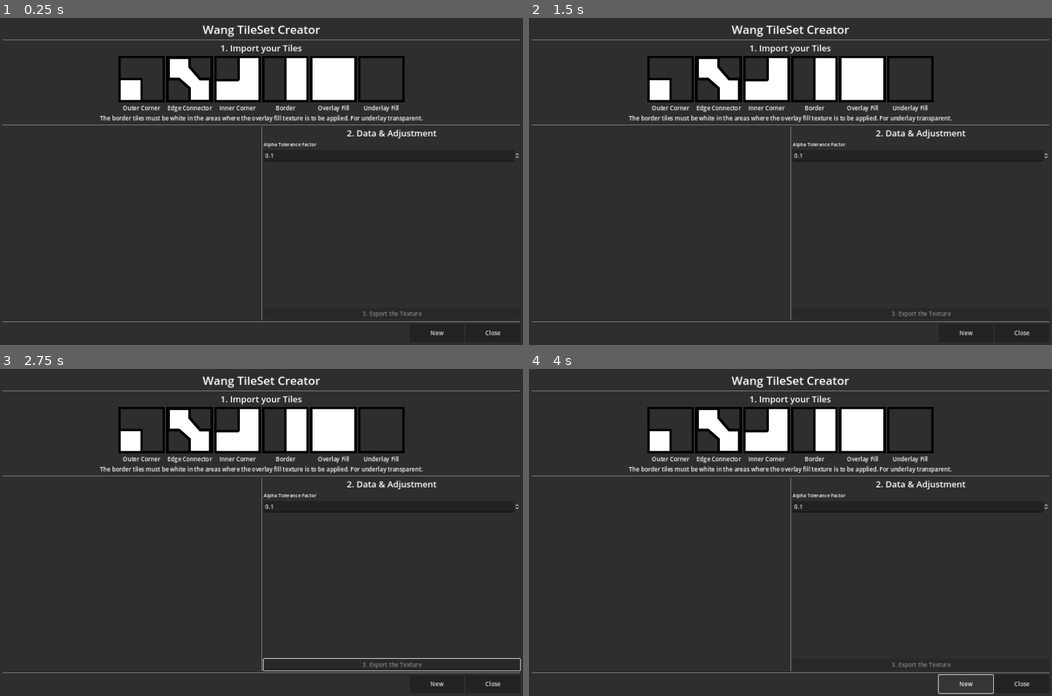
Above: before the commit, frames 1-4 (two rows, left to right).
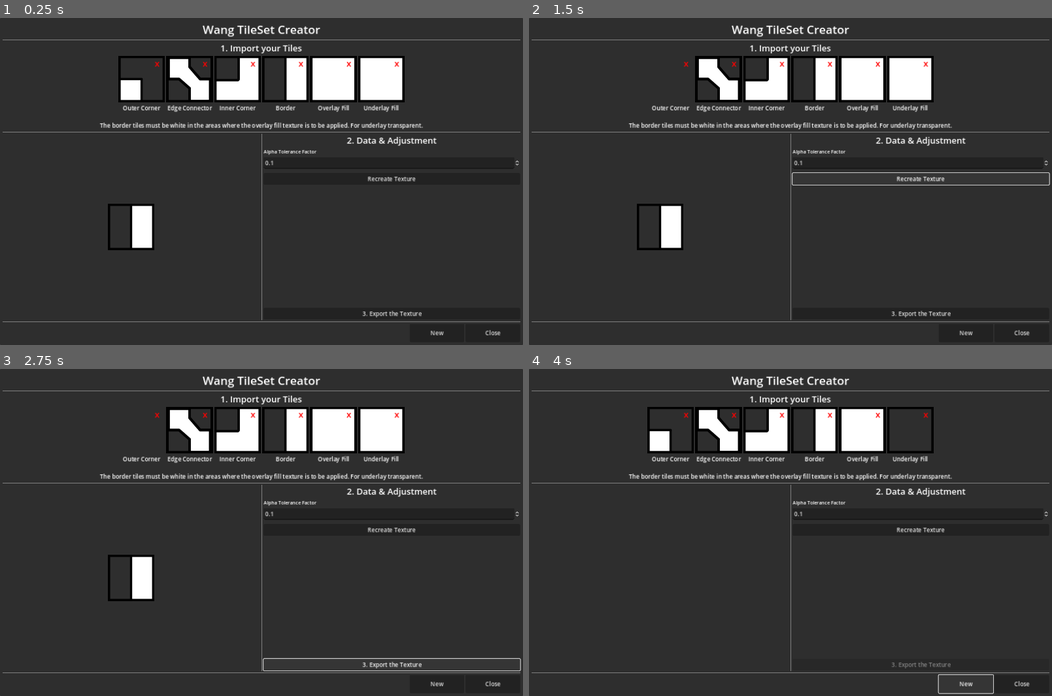
Above: after the commit, the same moments.

Repository: kleingeist37/godot-wang-converter
Game: Godot game, scene res://scenes/wang_creator/wang_creator.tscn
Same seed, same stepped clock (60 frames per second), same inputs: the game is played once before the commit and once after it.
Inputs (mouse positions are in pixels of both pictures, inside the frame that each line leads up to):
- Up to frame 1 (0.25 s): no input
- Up to frame 2 (1.5 s): click (685, 63) at 0.5 s, where only the run after the commit has a clickable "x"; click (921, 178) at 1.25 s, where only the run after the commit has a clickable "Recreate Texture"
- Up to frame 3 (2.75 s): click (392, 663) at 2 s, where only the run after the commit has a clickable "3. Export the Texture"
- Up to frame 4 (4 s): click "New" at 2.75 s; click "New" at 3.5 s

The runs differ from the first frame. In frame 1, 4.1% of the frame differs, in the area x 0-100%, y 12-92%; in frame 2, 4.8%, in the area x 0-100%, y 11-92%; in frame 3, 4.6%; in frame 4, 2.2%.
Error after the commit: Cannot call method 'get_width' on a null value. (res://scenes/wang_creator/wang_creator.gd:79)

Commit message:
Splitted editor logic and ui stuff to mvvm like structure, added remove-texture functionality + some bugfixes.

Diff:
--- /dev/null
+++ b/models/editor_enums.gd
@@ -0,0 +1,16 @@
+class_name EditorEnums
+
+enum TileType {
+	BORDER,
+	INNER_CORNER,
+	OUTER_CORNER,
+	EDGE_CONNECTOR,
+	OVERLAY_FILL,
+	UNDERLAY_FILL
+}
+
+
+enum FillMode {
+	UNDERLAY,
+	OVERLAY
+};
--- a/scenes/tile_type_button/tile_type_button.gd
+++ b/scenes/tile_type_button/tile_type_button.gd
@@ -4,3 +4,7 @@
 
 func _on_pressed() -> void:
 	EditorSignals.show_texture_file_dialog.emit(tile_type);
+
+
+func _on_btn_remove_pressed() -> void:
+	EditorSignals.remove_texture.emit(tile_type);
--- a/scenes/tile_type_button/tile_type_button.tscn
+++ b/scenes/tile_type_button/tile_type_button.tscn
@@ -8,4 +8,19 @@
 stretch_mode = 4
 script = ExtResource("1_ewkk8")
 
+[node name="btn_remove" type="Button" parent="."]
+layout_mode = 1
+anchors_preset = 1
+anchor_left = 1.0
+anchor_right = 1.0
+offset_left = -34.0
+offset_right = -7.0
+offset_bottom = 42.0
+grow_horizontal = 0
+theme_override_colors/font_color = Color(1, 0, 0, 1)
+theme_override_font_sizes/font_size = 24
+text = "x"
+flat = true
+
 [connection signal="pressed" from="." to="." method="_on_pressed"]
+[connection signal="pressed" from="btn_remove" to="." method="_on_btn_remove_pressed"]
--- /dev/null
+++ b/scenes/wang_creator/ui_controller.gd
@@ -0,0 +1,125 @@
+class_name UIController extends Control
+
+const TileType = EditorEnums.TileType;
+@onready var wang_creator: WangConverter = $"..";
+
+var orig_icons := {
+	TileType.BORDER: preload("res://sprites/icon_border.png") as Texture2D,
+	TileType.INNER_CORNER: preload("res://sprites/icon_inner_corner.png") as Texture2D,
+	TileType.OUTER_CORNER: preload("res://sprites/icon_outer_corner.png") as Texture2D,
+	TileType.OVERLAY_FILL: preload("res://sprites/icon_fill.png") as Texture2D,
+	TileType.EDGE_CONNECTOR: preload("res://sprites/icon_edge_connector.png") as Texture2D,
+	TileType.UNDERLAY_FILL: preload("res://sprites/icon_underlay_fill.png") as Texture2D
+};
+
+@onready var file_dialog: FileDialog = %file_dialog;
+@onready var tile_type_button_outer_corner: TextureButton = %tile_type_button_outer_corner
+@onready var tile_type_button_edge_connector: TextureButton = %tile_type_button_edge_connector
+@onready var tile_type_button_inner_corner: TextureButton = %tile_type_button_inner_corner
+@onready var tile_type_button_border: TextureButton = %tile_type_button_border
+@onready var tile_type_button_overlay_fill: TextureButton = %tile_type_button_overlay_fill
+@onready var tile_type_button_underlay_fill: TextureButton = %tile_type_button_underlay_fill
+@onready var lbl_tile_size: Label = %lbl_tile_size
+@onready var lbl_tile_set_size: Label = %lbl_tile_set_size
+@onready var btn_export: Button = %btn_export
+@onready var texture_preview: TextureRect = %texture_preview;
+@onready var spinbox_white_tolerance: SpinBox = %spinbox_white_tolerance;
+
+
+
+
+
+var filter_extensions: PackedStringArray;
+
+var save_state := false;
+
+
+var button_dict := {}; #[TileType]: TileTypeButton;
+
+# Called when the node enters the scene tree for the first time.
+func _ready() -> void:
+	button_dict[TileType.BORDER] = tile_type_button_border;
+	button_dict[TileType.INNER_CORNER] = tile_type_button_inner_corner;
+	button_dict[TileType.OUTER_CORNER] = tile_type_button_outer_corner;
+	button_dict[TileType.OVERLAY_FILL] = tile_type_button_overlay_fill;
+	button_dict[TileType.UNDERLAY_FILL] = tile_type_button_underlay_fill;
+	button_dict[TileType.EDGE_CONNECTOR] = tile_type_button_edge_connector;
+
+	EditorSignals.export_texture.connect(_on_export_texture);
+	EditorSignals.new_texture.connect(_on_new_texture);
+	EditorSignals.show_texture_file_dialog.connect(_on_show_texture_file_dialog);
+	EditorSignals.remove_texture.connect(_on_remove_texture);
+
+	#var filter : String;
+	#for valid_extension: String in wangVALID_EXTENSIONS:
+		#filter += "*.%s ;" % valid_extension;
+		##filter_extensions.append("*.%s ; %s Images" % [valid_extension, valid_extension.to_upper()]);
+	#
+	##file_dialog.filters.append(filter);
+	#var pattern = "";
+	#for i in VALID_EXTENSIONS.size():
+		#pattern += VALID_EXTENSIONS[i]
+		#if i < VALID_EXTENSIONS.size() - 1:
+			#pattern += "|";
+	#
+	#regex_pattern = ".+\\.(%s)$" % pattern;
+
+func set_tile_size_label(text: String):
+	lbl_tile_size.text = text;
+
+func set_tile_set_size_label(text: String):
+	lbl_tile_set_size.text = text;
+
+#region event listener
+func _on_new_texture():
+	_init_form();
+
+func _on_btn_recreate_texture_pressed() -> void:
+	wang_creator.create_preview_texture();
+
+
+func _show_file_dialog(save_mode: bool):
+	save_state = save_mode;
+	file_dialog.file_mode = FileDialog.FILE_MODE_SAVE_FILE if save_mode else FileDialog.FILE_MODE_OPEN_FILE;
+	file_dialog.title = "Save File" if save_mode else "Select File";
+
+	if save_mode:
+		file_dialog.current_file = "exported_tile_set.png";
+
+	file_dialog.show();
+
+func _on_export_texture():
+	_show_file_dialog(true);
+
+
+func _on_show_texture_file_dialog(texture_type: TileType):
+	wang_creator.current_texture_type = texture_type;
+	_show_file_dialog(false);
+
+func _on_file_dialog_file_selected(path: String) -> void:
+	if save_state:
+		wang_creator.export_texture(path);
+	else:
+		wang_creator.import_texture(path);
+
+func _on_remove_texture(texture_type: TileType):
+	button_dict[texture_type].texture_normal = null;
+	wang_creator.texture_dict[texture_type] = null;
+	wang_creator.create_preview_texture();
+#endregion
+
+
+#region helper
+func _init_form() -> void:
+	lbl_tile_size.text = "";
+	lbl_tile_set_size.text = "";
+
+	btn_export.disabled = true;
+	for key in orig_icons.keys():
+		button_dict[key].texture_normal = orig_icons[key];
+
+	texture_preview.texture = null;
+	wang_creator.clear();
+	wang_creator.generated_texture = null;
+
+#endregion
--- a/scenes/wang_creator/wang_creator.gd
+++ b/scenes/wang_creator/wang_creator.gd
@@ -1,37 +1,8 @@
 class_name WangConverter extends Control
 
-enum TileType {
-	BORDER,
-	INNER_CORNER,
-	OUTER_CORNER,
-	EDGE_CONNECTOR,
-	OVERLAY_FILL,
-	UNDERLAY_FILL
-}
-
-@onready var file_dialog: FileDialog = $file_dialog;
-@onready var tile_type_button_outer_corner: TextureButton = %tile_type_button_outer_corner
-@onready var tile_type_button_edge_connector: TextureButton = %tile_type_button_edge_connector
-@onready var tile_type_button_inner_corner: TextureButton = %tile_type_button_inner_corner
-@onready var tile_type_button_border: TextureButton = %tile_type_button_border
-@onready var tile_type_button_overlay_fill: TextureButton = %tile_type_button_overlay_fill
-@onready var tile_type_button_underlay_fill: TextureButton = %tile_type_button_underlay_fill
-@onready var lbl_tile_size: Label = %lbl_tile_size
-@onready var lbl_tile_set_size: Label = %lbl_tile_set_size
-@onready var btn_export: Button = %btn_export
-@onready var texture_preview: TextureRect = %texture_preview;
-@onready var spinbox_white_tolerance: SpinBox = %spinbox_white_tolerance;
-
-
-var orig_icons := {
-	TileType.BORDER: preload("res://sprites/icon_border.png") as Texture2D,
-	TileType.INNER_CORNER: preload("res://sprites/icon_inner_corner.png") as Texture2D,
-	TileType.OUTER_CORNER: preload("res://sprites/icon_outer_corner.png") as Texture2D,
-	TileType.OVERLAY_FILL: preload("res://sprites/icon_fill.png") as Texture2D,
-	TileType.EDGE_CONNECTOR: preload("res://sprites/icon_edge_connector.png") as Texture2D,
-	TileType.UNDERLAY_FILL: preload("res://sprites/icon_underlay_fill.png") as Texture2D
-};
-
+const TileType = EditorEnums.TileType;
+const FillMode = EditorEnums.FillMode;
+@onready var ui_controller: UIController = %ui_controller
 
 var placement_dict := {
 	TileType.BORDER: {
@@ -64,53 +35,24 @@
 	}
 };
 
+
 const VALID_EXTENSIONS := [
 	"png",
 	"jpg",
 	"webp"
 ];
 
-
-var filter_extensions: PackedStringArray;
 var regex_pattern;
-var save_state := false;
-var current_texture_type: TileType;
 var texture_dict := {}; #[TileType]: Texture2D;
-var button_dict := {}; #[TileType]: TileTypeButton;
 var generated_texture: ImageTexture;
 var current_texture: Texture2D;
-
-
-func _ready() -> void:
-	button_dict[TileType.BORDER] = tile_type_button_border;
-	button_dict[TileType.INNER_CORNER] = tile_type_button_inner_corner;
-	button_dict[TileType.OUTER_CORNER] = tile_type_button_outer_corner;
-	button_dict[TileType.OVERLAY_FILL] = tile_type_button_overlay_fill;
-	button_dict[TileType.UNDERLAY_FILL] = tile_type_button_underlay_fill;
-	button_dict[TileType.EDGE_CONNECTOR] = tile_type_button_edge_connector;
-
-	EditorSignals.export_texture.connect(_on_export_texture);
-	EditorSignals.new_texture.connect(_on_new_texture);
-	EditorSignals.show_texture_file_dialog.connect(_on_show_texture_file_dialog);
-	_init_form();
-
-	var filter : String;
-	for valid_extension: String in VALID_EXTENSIONS:
-		filter += "*.%s ;" % valid_extension;
-		#filter_extensions.append("*.%s ; %s Images" % [valid_extension, valid_extension.to_upper()]);
-
-	#file_dialog.filters.append(filter);
-	var pattern = "";
-	for i in VALID_EXTENSIONS.size():
-		pattern += VALID_EXTENSIONS[i]
-		if i < VALID_EXTENSIONS.size() - 1:
-			pattern += "|";
-
-	regex_pattern = ".+\\.(%s)$" % pattern;
-
-
-
-func _import_texture(path):
+var current_texture_type: TileType;
+
+var tile_width := 0;
+var tile_height := 0;
+
+
+func import_texture(path):
 	var img = Image.load_from_file(path);
 	if img.detect_alpha() == Image.AlphaMode.ALPHA_NONE:
 		img.convert(Image.FORMAT_RGBA8);
@@ -119,37 +61,43 @@
 	var texture = ImageTexture.create_from_image(img);
 
 	var texture_size := texture.get_size();
-	lbl_tile_size.text = "Calculated Tile Size: %s" % texture_size;
-	lbl_tile_set_size.text = "Calculated TileSet Size: %s" % (texture_size * 4);
+	ui_controller.set_tile_size_label("Calculated Tile Size: %s" % texture_size);
+	ui_controller.set_tile_set_size_label("Calculated TileSet Size: %s" % (texture_size * 4));
+
 	texture_dict[current_texture_type] = texture;
-	button_dict[current_texture_type].texture_normal = texture;
-
-	_create_preview_texture();
-
-	btn_export.disabled = texture_dict.size() < 1;
-
-
-
-func _create_preview_texture():
+	ui_controller.button_dict[current_texture_type].texture_normal = texture;
+
+	create_preview_texture();
+
+	ui_controller.btn_export.disabled = texture_dict.size() < 1;
+
+
+func create_preview_texture():
 	var original := _get_current_texture() as ImageTexture;
-	var width := original.get_width();
-	var height := original.get_height();
-	var preview_image := Image.create(width * 4, height * 4, false, Image.FORMAT_RGBA8);
+
+	if tile_width == 0:
+		tile_width = original.get_width();
+
+	if tile_height == 0:
+		tile_height = original.get_height();
+
+
+	var preview_image := Image.create(tile_width * 4, tile_height * 4, false, Image.FORMAT_RGBA8);
 	if texture_dict.has(TileType.UNDERLAY_FILL) \
 	&& texture_dict[TileType.UNDERLAY_FILL] != null:
-		preview_image = generate_fill_texture(FillMode.UNDERLAY, preview_image, texture_dict[TileType.UNDERLAY_FILL].get_image(), width, height, 4);
-
-	preview_image = generate_border_tiles(preview_image);
+		preview_image = _generate_fill_texture(FillMode.UNDERLAY, preview_image, texture_dict[TileType.UNDERLAY_FILL].get_image(), tile_width, tile_height, 4);
+
+	preview_image = _generate_border_tiles(preview_image);
 
 	if texture_dict.has(TileType.OVERLAY_FILL) \
 	&& texture_dict[TileType.OVERLAY_FILL] != null:
-		preview_image = generate_fill_texture(FillMode.OVERLAY, preview_image, texture_dict[TileType.OVERLAY_FILL].get_image(), width, height, 4);
+		preview_image = _generate_fill_texture(FillMode.OVERLAY, preview_image, texture_dict[TileType.OVERLAY_FILL].get_image(), tile_width, tile_height, 4);
 	var preview_texture = ImageTexture.create_from_image(preview_image);
 
-	texture_preview.texture = preview_texture;
+	ui_controller.texture_preview.texture = preview_texture;
 	generated_texture = preview_texture;
 
-func generate_border_tiles(preview_image: Image) -> Image:
+func _generate_border_tiles(preview_image: Image) -> Image:
 	for tile_type: TileType in texture_dict.keys():
 		var texture = _get_texture(tile_type) as ImageTexture;
 		if texture == null:
@@ -173,14 +121,14 @@
 				3:
 					rotator.rotate_90(COUNTERCLOCKWISE);
 
-			var start_pos_x := tile_pos.x * rotator.get_width();
-			var max_range_x := start_pos_x + rotator.get_width();
-
-			var start_pos_y := tile_pos.y * rotator.get_height();
-			var max_range_y := start_pos_y + rotator.get_height();
+			var start_pos_x := tile_pos.x * tile_width;
+			var max_range_x := start_pos_x + tile_width;
+
+			var start_pos_y := tile_pos.y * tile_height;
+			var max_range_y := start_pos_y + tile_height;
 			for x  in range(start_pos_x, max_range_x ):
 				for y in range(start_pos_y, max_range_y):
-					var source_pixel = rotator.get_pixel(x % rotator.get_width(), y % rotator.get_height());
+					var source_pixel = rotator.get_pixel(x % tile_width, y % tile_height);
 					if source_pixel.a != 0:
 						var base_pixel := preview_image.get_pixel(x, y);
 						var mixed_pixel := _mix_colors(base_pixel, source_pixel);
@@ -190,8 +138,8 @@
 	return preview_image;
 
 
-enum FillMode { UNDERLAY, OVERLAY};
-func generate_fill_texture(fill_mode: FillMode , target_image: Image, source_image: Image, tile_width: int, tile_height: int, factor: int = 4) -> Image:
+
+func _generate_fill_texture(fill_mode: FillMode , target_image: Image, source_image: Image, tile_width: int, tile_height: int, factor: int = 4) -> Image:
 
 	var target_width = tile_width * factor
 	var target_height = tile_height * factor
@@ -208,15 +156,14 @@
 					target_image.set_pixel(x, y, source_pixel);
 
 				FillMode.OVERLAY:
-					if _is_near_white(target_color, spinbox_white_tolerance.value):
+					if _is_near_white(target_color, ui_controller.spinbox_white_tolerance.value):
 						var mixed_pixel := _mix_colors(target_color, source_pixel);
 						target_image.set_pixel(x,y, mixed_pixel);
 
 	return target_image;
 
 
-
-func _export_texture(path: String):
+func export_texture(path: String):
 	var image = generated_texture.get_image();
 	if !_has_valid_extension(path):
 		image.save_png(path);
@@ -233,54 +180,7 @@
 			image.save_png(path);
 
 
-#region event listener
-
-func _on_new_texture():
-	_init_form();
-
-
-func _on_export_texture():
-	_show_file_dialog(true);
-
-
-func _on_show_texture_file_dialog(texture_type: TileType):
-	current_texture_type = texture_type;
-	_show_file_dialog(false);
-
-
-func _show_file_dialog(save_mode: bool):
-	save_state = save_mode;
-	file_dialog.file_mode = FileDialog.FILE_MODE_SAVE_FILE if save_mode else FileDialog.FILE_MODE_OPEN_FILE;
-	file_dialog.title = "Save File" if save_mode else "Select File";
-
-	if save_mode:
-		file_dialog.current_file = "exported_tile_set.png";
-
-	file_dialog.show();
-
-
-func _on_file_dialog_file_selected(path: String) -> void:
-	if save_state:
-		_export_texture(path);
-	else:
-		_import_texture(path);
-
-#endregion
-
-
 #region helper
-func _init_form() -> void:
-	lbl_tile_size.text = "";
-	lbl_tile_set_size.text = "";
-	texture_dict.clear();
-	btn_export.disabled = true;
-	for key in orig_icons.keys():
-		button_dict[key].texture_normal = orig_icons[key];
-
-	texture_preview.texture = null;
-	generated_texture = null;
-
-
 func _get_current_texture():
 	return _get_texture(current_texture_type);
 
--- a/scenes/wang_creator/wang_creator.tscn
+++ b/scenes/wang_creator/wang_creator.tscn
@@ -1,7 +1,8 @@
-[gd_scene load_steps=11 format=3 uid="uid://dwfe11p01aelk"]
+[gd_scene load_steps=12 format=3 uid="uid://dwfe11p01aelk"]
 
 [ext_resource type="Theme" uid="uid://dq8swrgnskgqc" path="res://theme/ui_default_theme.tres" id="1_6f5oy"]
 [ext_resource type="Script" path="res://scenes/wang_creator/wang_creator.gd" id="2_yfe83"]
+[ext_resource type="Script" path="res://scenes/wang_creator/ui_controller.gd" id="3_6yelo"]
 [ext_resource type="Script" path="res://scenes/wang_creator/hbox_button_handler.gd" id="3_g0mty"]
 [ext_resource type="PackedScene" uid="uid://ct3wf6xd60idd" path="res://scenes/tile_type_button/tile_type_button.tscn" id="3_k5oar"]
 [ext_resource type="Texture2D" uid="uid://dkahxhgpvip48" path="res://sprites/icon_outer_corner.png" id="4_2ese2"]
@@ -21,6 +22,13 @@
 theme = ExtResource("1_6f5oy")
 script = ExtResource("2_yfe83")
 
+[node name="ui_controller" type="Control" parent="."]
+unique_name_in_owner = true
+anchors_preset = 0
+offset_right = 40.0
+offset_bottom = 40.0
+script = ExtResource("3_6yelo")
+
 [node name="Panel" type="Panel" parent="."]
 layout_mode = 1
 anchors_preset = 15
@@ -166,6 +174,9 @@
 text = "Underlay Fill"
 horizontal_alignment = 1
 
+[node name="spacing_container" type="MarginContainer" parent="Panel/MarginContainer/VBoxContainer/hbox_main/vbox_content/step_1"]
+layout_mode = 2
+
 [node name="lbl_info" type="Label" parent="Panel/MarginContainer/VBoxContainer/hbox_main/vbox_content/step_1"]
 layout_mode = 2
 text = "The border tiles must be white in the areas where the overlay fill texture is to be applied. For underlay transparent."
@@ -300,6 +311,10 @@
 [node name="HSeparator" type="HSeparator" parent="Panel/MarginContainer/VBoxContainer/hbox_main/vbox_content/step_2/HBoxContainer/VBoxContainer"]
 layout_mode = 2
 
+[node name="btn_recreate_texture" type="Button" parent="Panel/MarginContainer/VBoxContainer/hbox_main/vbox_content/step_2/HBoxContainer/VBoxContainer"]
+layout_mode = 2
+text = "Recreate Texture"
+
 [node name="lbl_tile_size" type="Label" parent="Panel/MarginContainer/VBoxContainer/hbox_main/vbox_content/step_2/HBoxContainer/VBoxContainer"]
 unique_name_in_owner = true
 layout_mode = 2
@@ -318,19 +333,19 @@
 [node name="HSeparator3" type="HSeparator" parent="Panel/MarginContainer/VBoxContainer"]
 layout_mode = 2
 
-[node name="hbox_button_handler" type="HBoxContainer" parent="Panel/MarginContainer/VBoxContainer"]
+[node name="hbox_button_bar" type="HBoxContainer" parent="Panel/MarginContainer/VBoxContainer"]
 custom_minimum_size = Vector2(0, 50)
 layout_mode = 2
 script = ExtResource("3_g0mty")
 
-[node name="btn_new" type="Button" parent="Panel/MarginContainer/VBoxContainer/hbox_button_handler"]
+[node name="btn_new" type="Button" parent="Panel/MarginContainer/VBoxContainer/hbox_button_bar"]
 custom_minimum_size = Vector2(150, 0)
 layout_mode = 2
 size_flags_horizontal = 10
 mouse_default_cursor_shape = 2
 text = "New"
 
-[node name="btn_close" type="Button" parent="Panel/MarginContainer/VBoxContainer/hbox_button_handler"]
+[node name="btn_close" type="Button" parent="Panel/MarginContainer/VBoxContainer/hbox_button_bar"]
 custom_minimum_size = Vector2(150, 0)
 layout_mode = 2
 mouse_default_cursor_shape = 2
@@ -350,14 +365,16 @@
 flat = true
 
 [node name="file_dialog" type="FileDialog" parent="."]
+unique_name_in_owner = true
 initial_position = 1
 size = Vector2i(600, 600)
 force_native = true
 access = 2
 use_native_dialog = true
 
-[connection signal="pressed" from="Panel/MarginContainer/VBoxContainer/hbox_main/vbox_content/step_2/HBoxContainer/VBoxContainer/btn_export" to="Panel/MarginContainer/VBoxContainer/hbox_button_handler" method="_on_btn_export_pressed"]
-[connection signal="pressed" from="Panel/MarginContainer/VBoxContainer/hbox_button_handler/btn_new" to="Panel/MarginContainer/VBoxContainer/hbox_button_handler" method="_on_btn_new_pressed"]
-[connection signal="pressed" from="Panel/MarginContainer/VBoxContainer/hbox_button_handler/btn_close" to="Panel/MarginContainer/VBoxContainer/hbox_button_handler" method="_on_btn_close_pressed"]
-[connection signal="pressed" from="btn_close" to="Panel/MarginContainer/VBoxContainer/hbox_button_handler" method="_on_btn_close_pressed"]
-[connection signal="file_selected" from="file_dialog" to="." method="_on_file_dialog_file_selected"]
+[connection signal="pressed" from="Panel/MarginContainer/VBoxContainer/hbox_main/vbox_content/step_2/HBoxContainer/VBoxContainer/btn_recreate_texture" to="ui_controller" method="_on_btn_recreate_texture_pressed"]
+[connection signal="pressed" from="Panel/MarginContainer/VBoxContainer/hbox_main/vbox_content/step_2/HBoxContainer/VBoxContainer/btn_export" to="Panel/MarginContainer/VBoxContainer/hbox_button_bar" method="_on_btn_export_pressed"]
+[connection signal="pressed" from="Panel/MarginContainer/VBoxContainer/hbox_button_bar/btn_new" to="Panel/MarginContainer/VBoxContainer/hbox_button_bar" method="_on_btn_new_pressed"]
+[connection signal="pressed" from="Panel/MarginContainer/VBoxContainer/hbox_button_bar/btn_close" to="Panel/MarginContainer/VBoxContainer/hbox_button_bar" method="_on_btn_close_pressed"]
+[connection signal="pressed" from="btn_close" to="Panel/MarginContainer/VBoxContainer/hbox_button_bar" method="_on_btn_close_pressed"]
+[connection signal="file_selected" from="file_dialog" to="ui_controller" method="_on_file_dialog_file_selected"]
--- a/singletons/editor_signals.gd
+++ b/singletons/editor_signals.gd
@@ -3,3 +3,4 @@
 signal new_texture;
 signal export_texture;
 signal show_texture_file_dialog(texture_type: WangConverter.TileType);
+signal remove_texture(texture_type: WangConverter.TileType);
